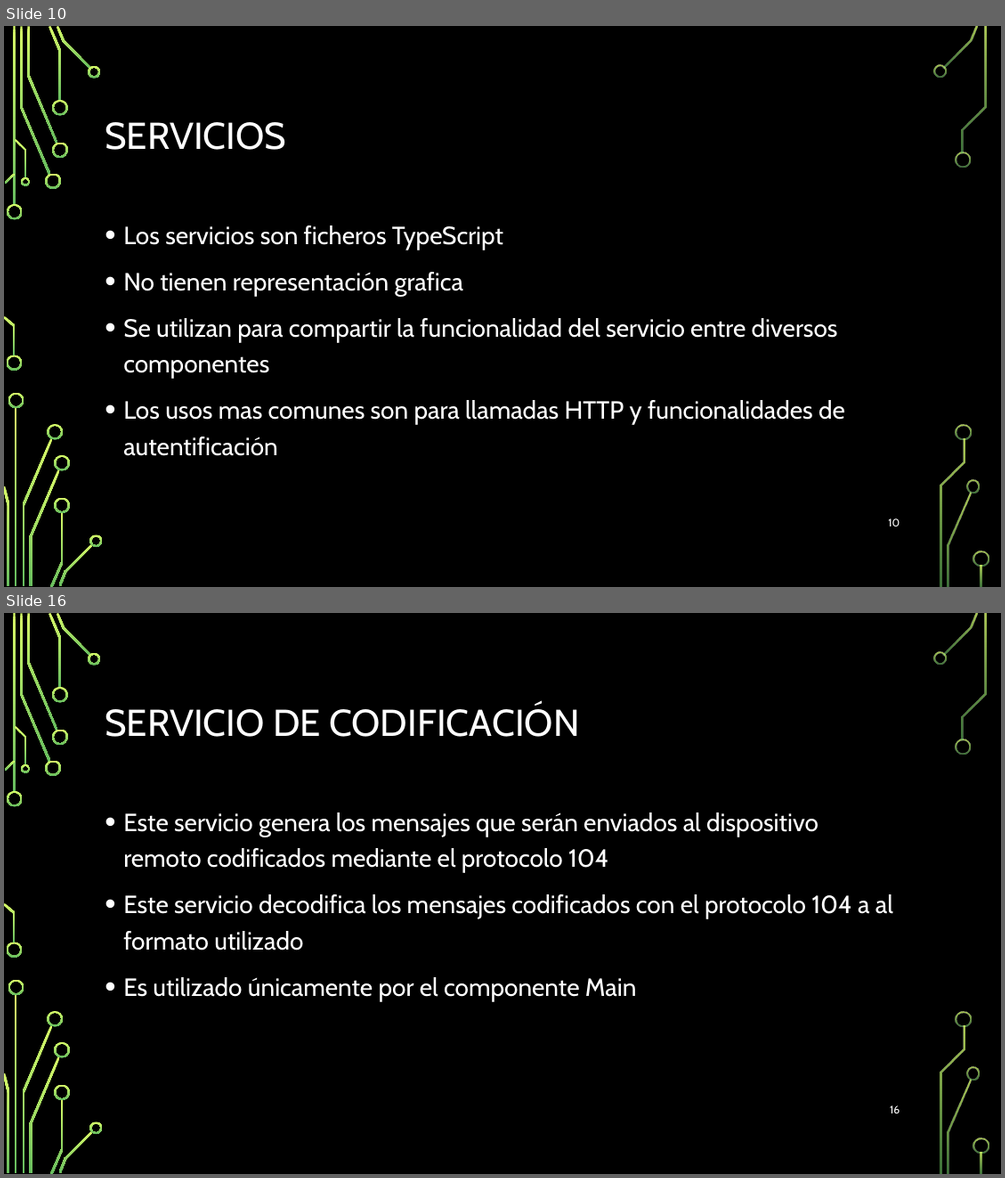
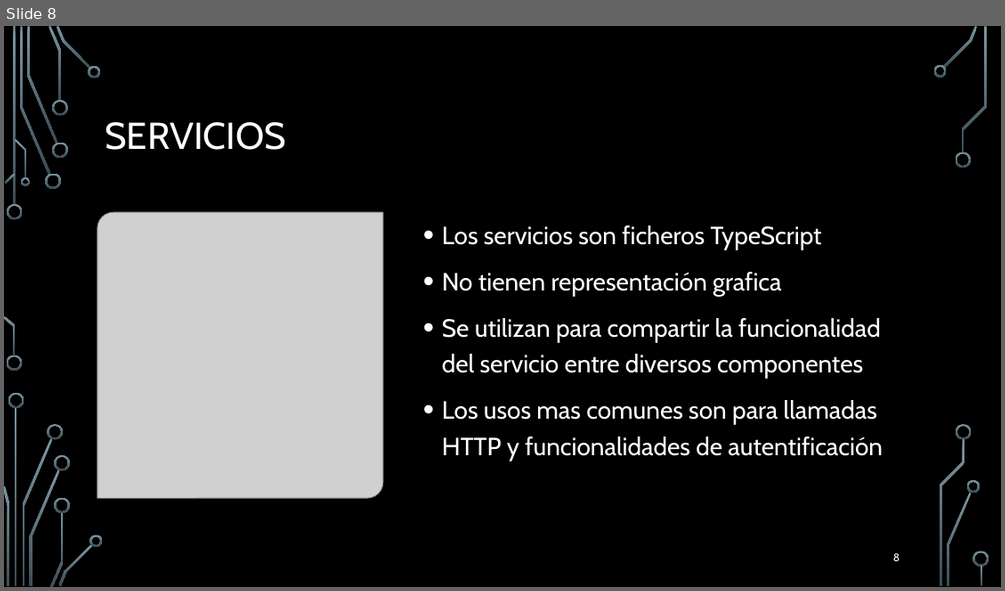
Before and after one commit to Hollex28/TFG-Proyecto_2019-2020, a slide deck: Presentacion del TFG.pptx. Shown one above the other, each under a label of ours: slides 10 and 16 before the commit, slide 8 after it; the slides between them are not shown. The pictures are 1005x1178 and 1005x591 pixels, drawn with LibreOffice and Linux fonts; fonts in the diff are those of the drawing; grey boxes stand for pictures; background and template pictures are left out. Boxes give left, top, right and bottom in pixels: in the first picture for what was removed or moved away, otherwise in the second. Text is boxed around its words. In the diff, an @@ line names an element or a change of style, - is before the commit and + after.

```diff
--- a/Presentacion del TFG.pptx
+++ b/Presentacion del TFG.pptx
@@ slide 16 removed at <box>4,613,1001,1174</box>, background picture (left out); not listed: 36 template elements that a slide beside it also shows @@
@@ title removed at <box>105,705,579,737</box> @@
-SERVICIO DE CODIFICACIÓN
@@ text removed at <box>123,812,893,1001</box> @@
-• Este servicio genera los mensajes que serán enviados al dispositivo remoto codificados mediante el protocolo 104
-• Este servicio decodifica los mensajes codificados con el protocolo 104 a al formato utilizado
-• Es utilizado únicamente por el componente Main
@@ page number removed at <box>890,1105,899,1113</box> @@
-16
@@ what was slide 10 is now slide 8 @@
@@ slide 8 changed as well @@
@@ fill gradient #D8FC68 to #66BD5F to gradient #7C96A3 to #3B4C54 in 36 elements at <box>7,204,23,220</box>, <box>7,355,22,370</box>, <box>20,27,50,175</box>, <box>45,174,61,189</box>, <box>27,27,57,143</box>, <box>48,26,62,101</box>, <box>52,142,67,158</box>, <box>52,100,67,116</box>, <box>57,26,90,70</box>, <box>88,66,101,78</box>, <box>5,174,16,184</box>, <box>4,316,16,356</box>, <box>15,139,26,178</box>, <box>20,177,30,186</box>, <box>16,408,17,586</box>, <box>22,438,52,585</box>, <box>8,393,24,408</box>, <box>4,486,9,585</box>, <box>48,424,63,440</box>, <box>30,469,60,586</box>, <box>50,512,63,587</box>, <box>54,455,70,471</box>, <box>54,497,70,513</box>, <box>58,543,93,586</box>, <box>90,534,103,547</box>, <box>943,26,978,68</box>, <box>933,65,947,78</box>, <box>955,151,971,168</box>, <box>947,491,971,586</box>, <box>967,480,979,492</box>, <box>962,27,987,153</box>, <box>956,424,971,440</box>, <box>939,439,965,586</box>, <box>973,551,989,566</box>, <box>980,565,983,586</box>, <box>13,27,16,206</box> @@
@@ picture added at <box>97,212,383,498</box> @@
@@ text "Los servicios son ficheros TypeScript" rewrapped from <box>123,225,845,456</box> to <box>442,225,882,460</box> @@
@@ page number at <box>893,553,899,561</box>: text changed @@
-10
+8
```
Also in this commit, not shown: 11 other slides changed, 3 slides added, 11 other slides removed.
